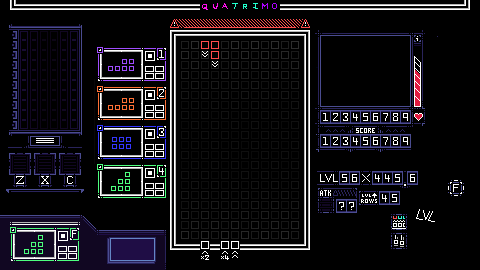
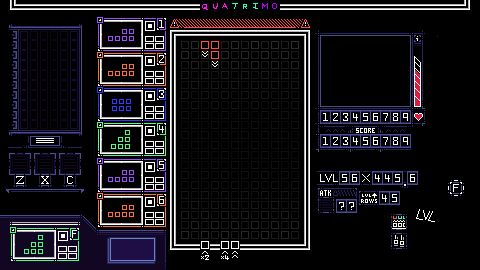
Layers edited between the first and the second 480 x 270 image:
painted on "new cards" over 97, 17, 166, 227
